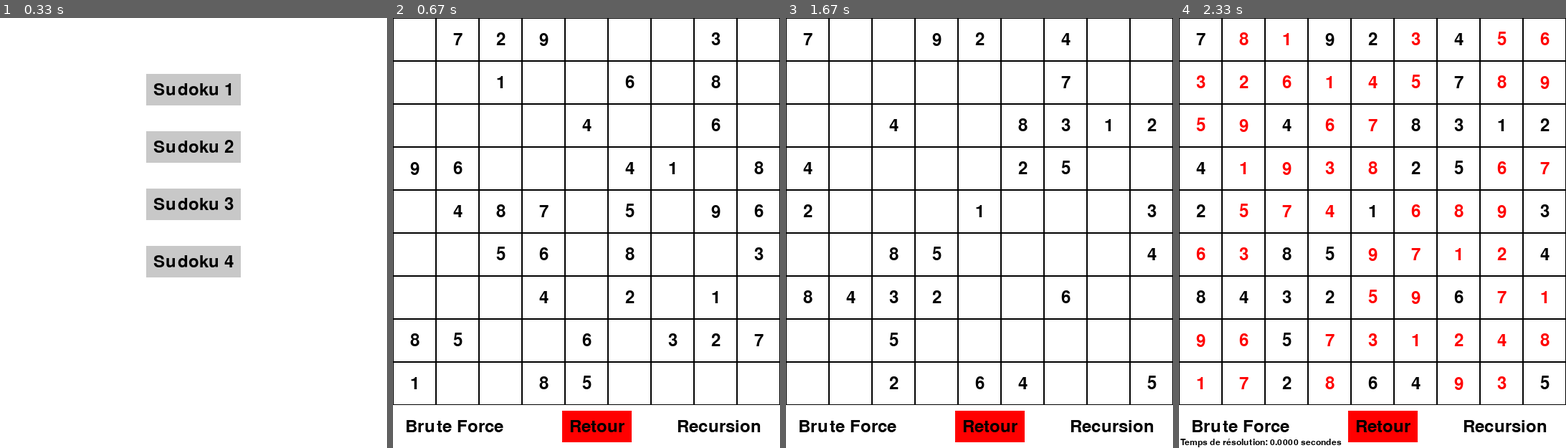
Above: before the commit, frames 1-4 (left to right).
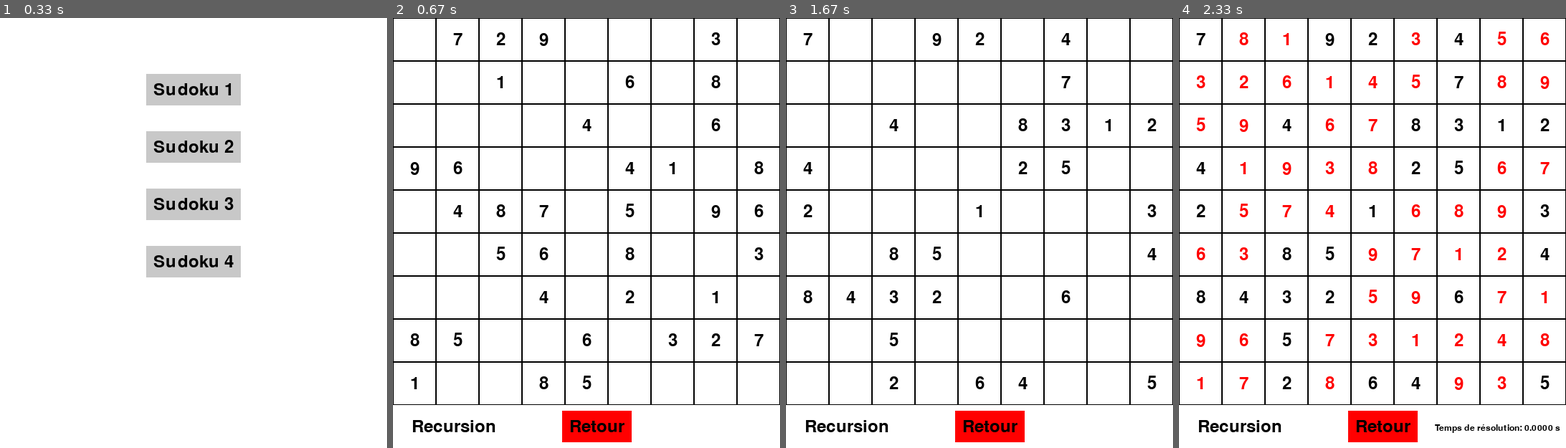
Above: after the commit, the same moments.

Repository: helio-aubrun/Sudoku-Solver
Game: pygame game, started from sudoku_pygame.py
Same seed, same stepped clock (60 frames per second), same inputs: the game is played once before the commit and once after it.
Inputs:
- Up to frame 1 (0.33 s): no input
- Up to frame 2 (0.67 s): click "Sudoku 1" at 0.38 s
- Up to frame 3 (1.67 s): click "Recursion" at 0.72 s; click "Retour" at 1.05 s; click "Sudoku 2" at 1.38 s
- Up to frame 4 (2.33 s): click "Recursion" at 1.72 s

Frame 1 is identical in both runs. In frame 2, 0.7% of the frame differs, in the area x 3-95%, y 93-97%; in frame 3, 0.7%; in frame 4, 1.2%, in the area x 0-99%, y 93-100%.

Commit message:
organize button
organize order of buttons

Diff:
--- a/sudoku_pygame.py
+++ b/sudoku_pygame.py
@@ -124,8 +124,6 @@
                             self.solving_method = None
                         elif 548 < y < 592:
                             if 19 < x < 157:
-                                self.solving_method = self.solve_with_brute_force
-                            elif 397 < x < 512:
                                 self.solving_method = self.solve_with_recursion
                             elif 237 < x < 333:
                                 self.sudoku_grid = None
@@ -153,21 +151,18 @@
                     self.draw_sudoku(self.sudoku_grid)
                 font = pygame.font.Font(None, 36)
                 font_temps = pygame.font.Font(None, 18)
-                text_surface1 = font.render("Brute Force", True, self.BLACK)
-                text_surface2 = font.render("Recursion", True, self.BLACK)
+                text_surface1 = font.render("Recursion", True, self.BLACK)
                 text_surface3 = font.render("Retour", True, self.BLACK)
                 text_rect1 = text_surface1.get_rect(center=(self.WIDTH // 4 - 50, self.HEIGHT - 30))
-                text_rect2 = text_surface2.get_rect(center=(3 * self.WIDTH // 4 + 50, self.HEIGHT - 30))
                 text_rect3 = text_surface3.get_rect(center=(self.WIDTH // 1.9, self.HEIGHT - 30))
                 pygame.draw.rect(self.SCREEN, self.RED, (text_rect3.x - 10, text_rect3.y - 10, text_rect3.width + 20, text_rect3.height + 20))
                 self.SCREEN.blit(text_surface1, text_rect1)
-                self.SCREEN.blit(text_surface2, text_rect2)
                 self.SCREEN.blit(text_surface3, text_rect3)
 
                 if self.solve_time is not None:
-                    solve_time_text = f"Temps de résolution: {self.solve_time:.4f} secondes"
+                    solve_time_text = f"Temps de résolution: {self.solve_time:.4f} s"
                     solve_time_surface = font_temps.render(solve_time_text, True, self.BLACK)
-                    solve_time_rect = solve_time_surface.get_rect(center=(self.WIDTH // 4.7, self.HEIGHT - 8))
+                    solve_time_rect = solve_time_surface.get_rect(center=(self.WIDTH // 1.9 + 160, self.HEIGHT - 28))
                     self.SCREEN.blit(solve_time_surface, solve_time_rect)
 
             else:
